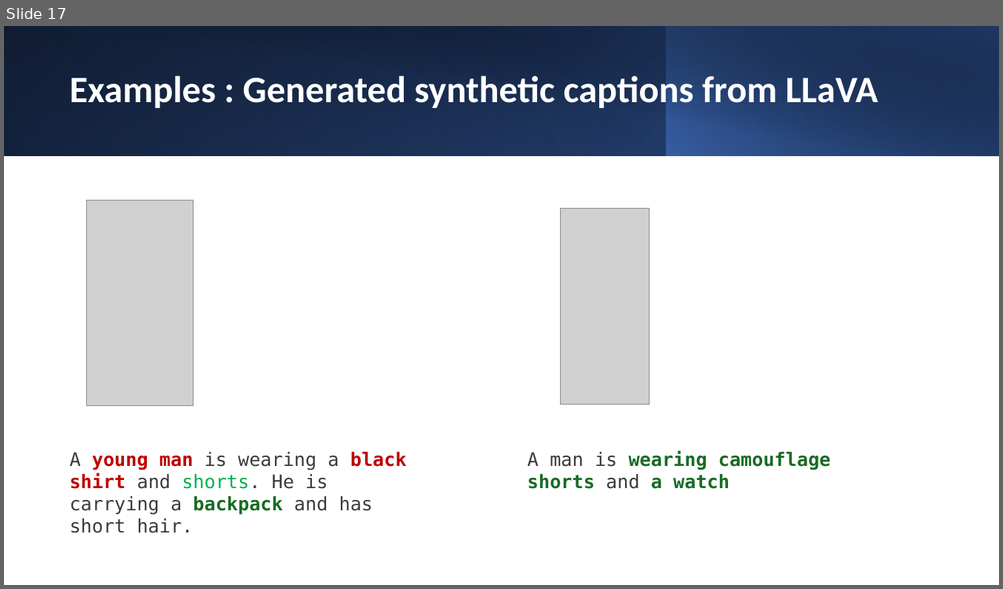
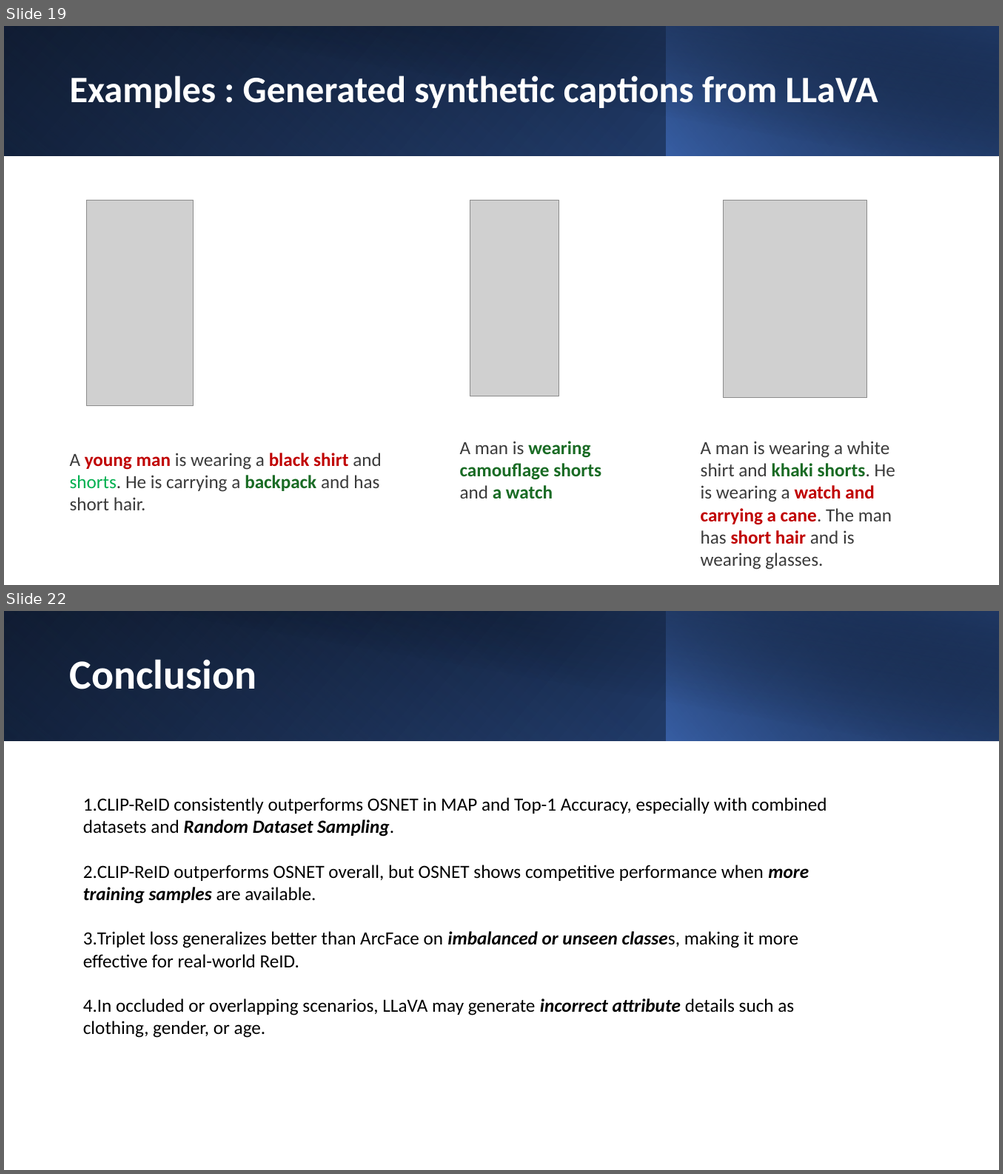
Before and after one commit to ManishGovind/transfer, a slide deck: Temp.pptx. Shown one above the other, each under a label of ours: slide 17 before the commit, slides 19 and 22 after it; the slides between them are not shown. The pictures are 1003x589 and 1003x1174 pixels, drawn with LibreOffice and Linux fonts; fonts in the diff are those of the drawing; grey boxes stand for pictures. Boxes give left, top, right and bottom in pixels: in the first picture for what was removed or moved away, otherwise in the second. Text is boxed around its words. In the diff, an @@ line names an element or a change of style, - is before the commit and + after.

```diff
--- a/Temp.pptx
+++ b/Temp.pptx
@@ slide 22 added at (x1=4, y1=611, x2=999, y2=1170), background #FFFFFF @@
@@ rectangle added at (x1=4, y1=611, x2=999, y2=741), fill gradient #000000 to #2F5496 @@
@@ rectangle added at (x1=4, y1=611, x2=666, y2=741), fill gradient #4472C4 to #1F3864 @@
@@ rectangle added at (x1=41, y1=611, x2=999, y2=741), fill gradient #000000 to #1F3864 @@
@@ rectangle added at (x1=666, y1=611, x2=999, y2=741), fill gradient #4472C4 to #000000 @@
@@ title added at (x1=70, y1=659, x2=257, y2=689), 40 pt, text #FFFFFF, bold @@
+Conclusion
@@ text added at (x1=83, y1=797, x2=827, y2=1038), 18 pt, text #000000 @@
+1. CLIP-ReID consistently outperforms OSNET in MAP and Top-1 Accuracy, especially with combined datasets and Random Dataset Sampling.
+2. CLIP-ReID outperforms OSNET overall, but OSNET shows competitive performance when more training samples are available.
+3. Triplet loss generalizes better than ArcFace on imbalanced or unseen classes, making it more effective for real-world ReID.
+4. In occluded or overlapping scenarios, LLaVA may generate incorrect attribute details such as clothing, gender, or age.
@@ what was slide 17 is now slide 19 @@
@@ slide 19 changed as well @@
@@ picture moved from (x1=560, y1=208, x2=649, y2=405) to (x1=469, y1=200, x2=558, y2=397) @@
@@ picture added at (x1=723, y1=201, x2=868, y2=398) @@
@@ text "A young man is wearing ..." at (x1=70, y1=453, x2=381, y2=511): font DejaVu Sans Mono to Calibri @@
@@ text "A man is wearing camouflage ..." at (x1=460, y1=441, x2=601, y2=499): font DejaVu Sans Mono to Calibri @@
@@ text "A man is wearing camouflage ..." moved from (x1=527, y1=451, x2=831, y2=489) to (x1=460, y1=441, x2=601, y2=499) @@
@@ text added at (x1=700, y1=441, x2=895, y2=570), 18 pt, text #3B3B3B @@
+A man is wearing a white shirt and khaki shorts. He is wearing a watch and carrying a cane. The man has short hair and is wearing glasses.
```
Also in this commit, not shown: 8 other slides changed, 5 other slides added, 1 slide removed.
